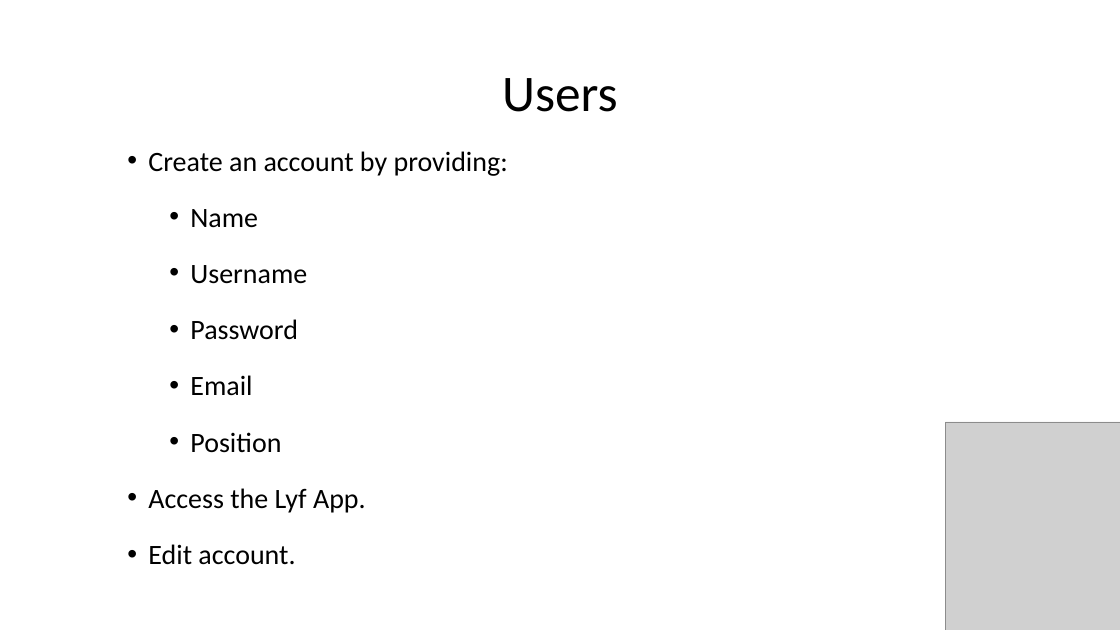
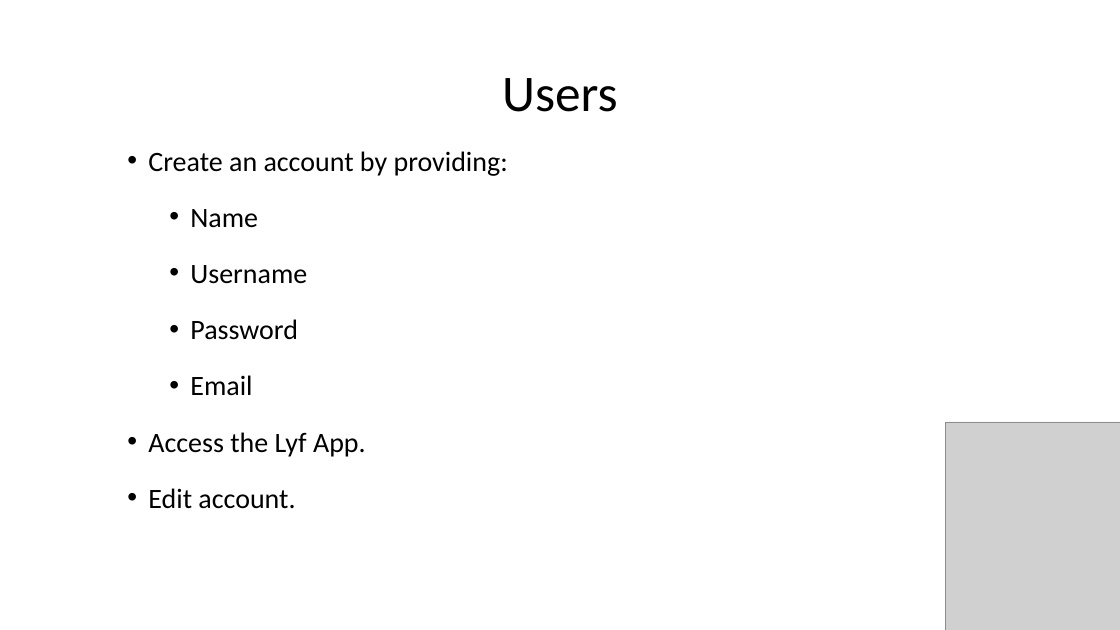
Before and after one commit to seans888/project--lyf, a slide deck: slide 13 of Lyf_Midterms_Presentation.pptx. Drawn at 1120x630 pixels with LibreOffice and Linux fonts; fonts in the diff are those of the drawing; grey boxes stand for pictures. Boxes give left, top, right and bottom in pixels: in the first picture for what was removed or moved away, otherwise in the second. Text is boxed around its words. In the diff, an @@ line names an element or a change of style, - is before the commit and + after.

Commit message:
Updated PPT

```diff
--- a/Lyf_Midterms_Presentation.pptx
+++ b/Lyf_Midterms_Presentation.pptx
@@ text at [190,432,281,453]: paragraph removed @@
-    • Position
```
Also in this commit, not shown: 4 other slides changed.
